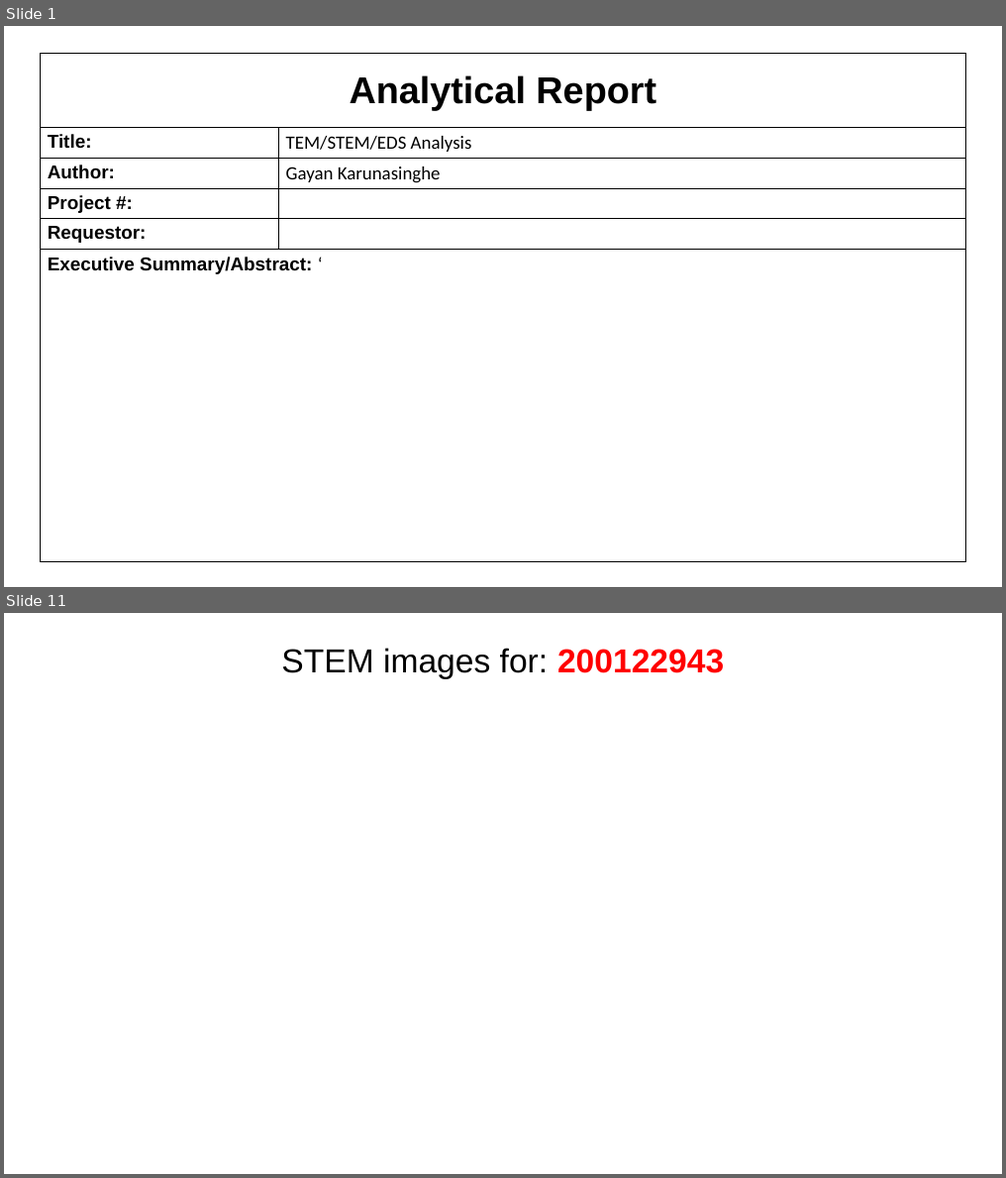
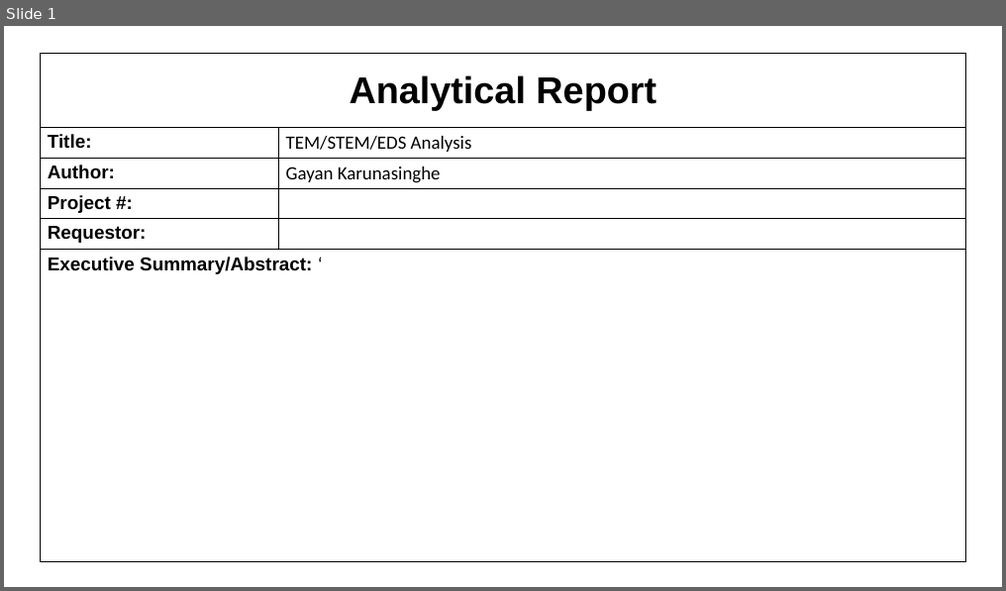
Before and after one commit to cvrl10/mini_project, a slide deck: 100040000/_100040000.pptx. Shown one above the other, each under a label of ours: slides 1 and 11 before the commit, slide 1 after it; the slides between them are not shown. The pictures are 1006x1178 and 1006x591 pixels, drawn with LibreOffice and Linux fonts; fonts in the diff are those of the drawing. Boxes give left, top, right and bottom in pixels: in the first picture for what was removed or moved away, otherwise in the second. Text is boxed around its words. In the diff, an @@ line names an element or a change of style, - is before the commit and + after.

```diff
--- a/100040000/_100040000.pptx
+++ b/100040000/_100040000.pptx
@@ slide 11 removed at (x1=4, y1=613, x2=1002, y2=1174), background #FFFFFF @@
@@ title removed at (x1=281, y1=648, x2=724, y2=679) @@
-STEM images for: 200122943
```
Also in this commit, not shown: 4 slides changed, 1 slide added, 5 other slides removed, 11 other files.
